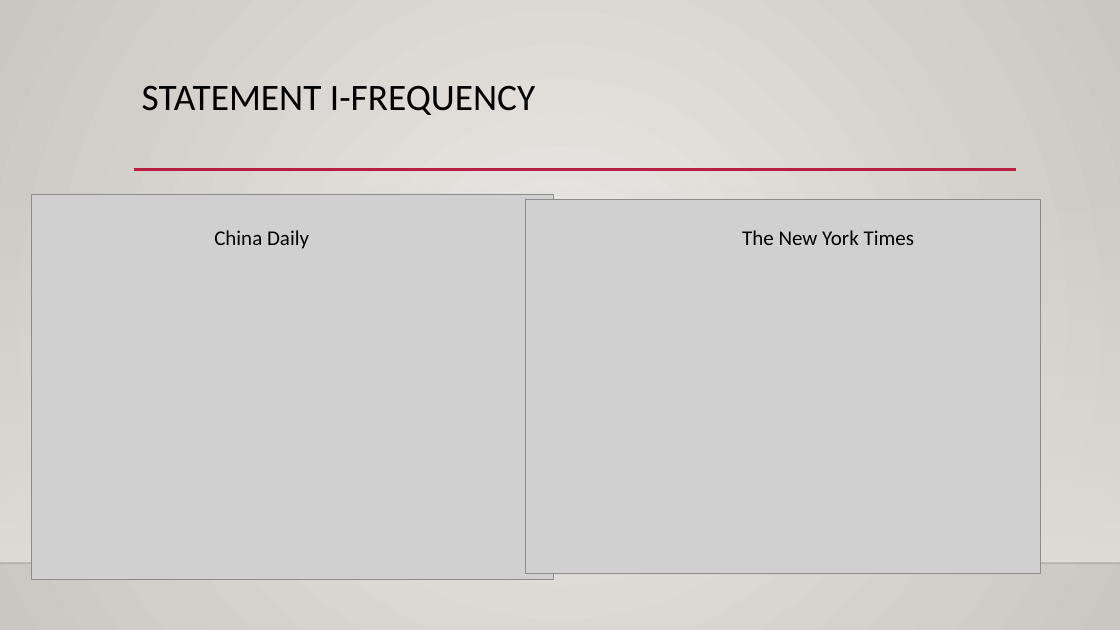
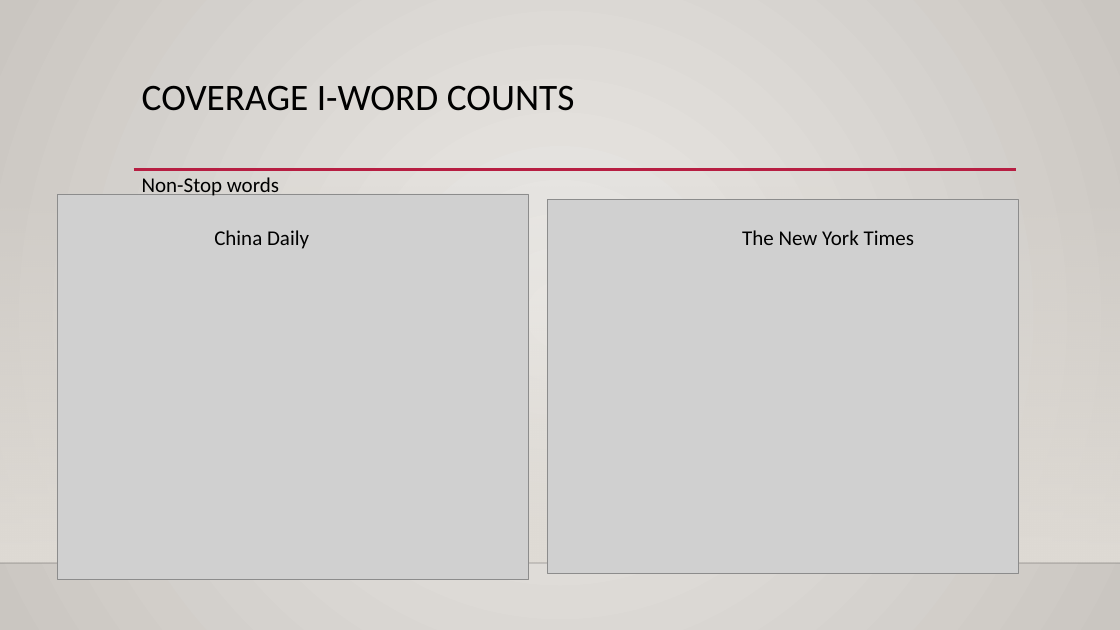
Before and after one commit to waterknows/hwcfpp, a slide deck: slide 10 of project.pptx (slide 14 before the commit). Drawn at 1120x630 pixels with LibreOffice and Linux fonts; fonts in the diff are those of the drawing; grey boxes stand for pictures; background and template pictures are left out. Boxes give left, top, right and bottom in pixels: in the first picture for what was removed or moved away, otherwise in the second. Text is boxed around its words. In the diff, an @@ line names an element or a change of style, - is before the commit and + after.

```diff
--- a/project.pptx
+++ b/project.pptx
@@ text at box(142, 85, 575, 111): text changed @@
-STATEMENT I-FREQUENCY
+COVERAGE I-WORD COUNTS
@@ text added at box(142, 177, 279, 196), 18 pt, text #000000 @@
+Non-Stop words
@@ picture: place and size @@
-picture at box(32, 194, 554, 580)
+picture at box(57, 194, 528, 580)
@@ picture: place and size @@
-picture at box(526, 199, 1040, 573)
+picture at box(547, 199, 1018, 573)
```
Also in this commit, not shown: 7 other slides changed, 1 slide added.
